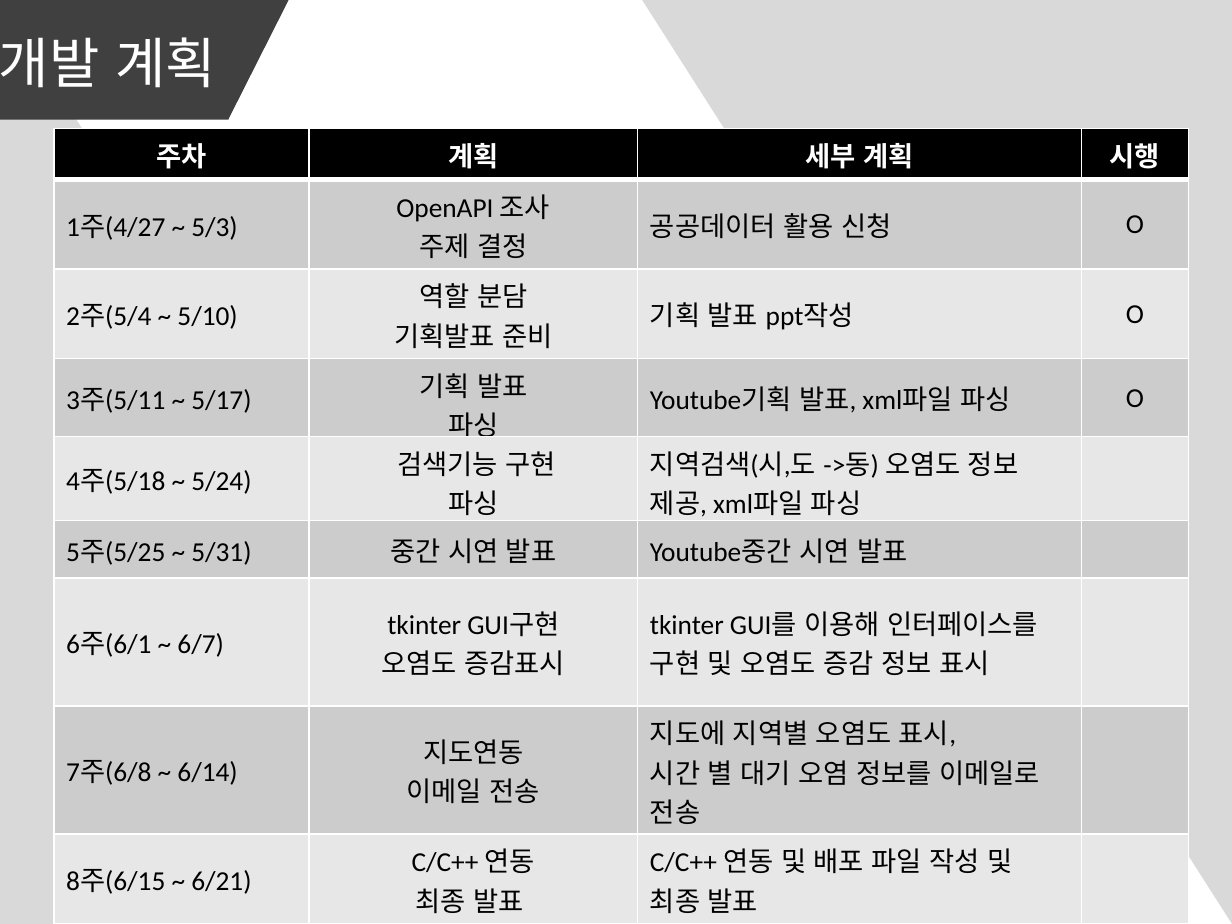
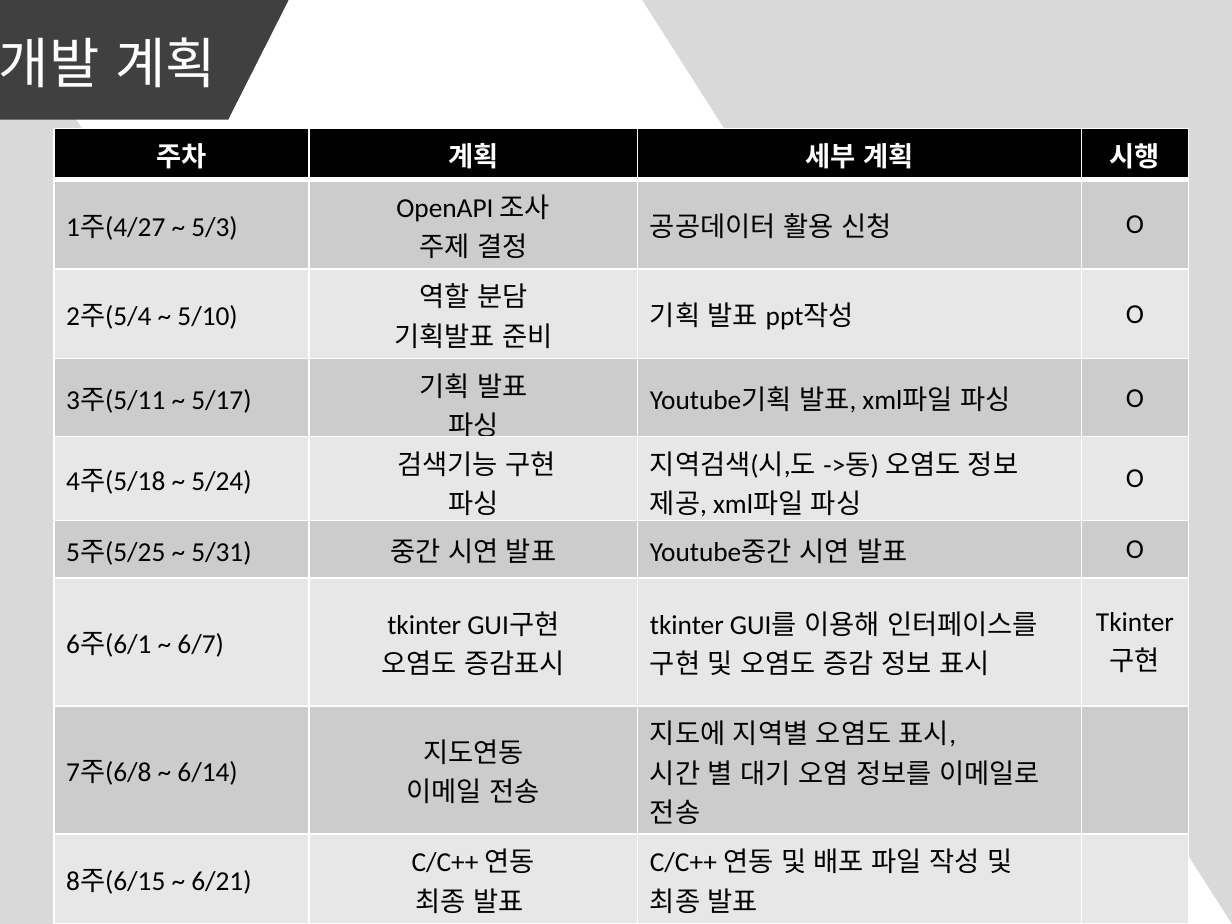
Before and after one commit to youjinmyoung/ScriptProject, a slide deck: slide 7 of 스크립트 기획발표.pptx. Drawn at 1232x924 pixels with LibreOffice and Linux fonts; fonts in the diff are those of the drawing. Boxes give left, top, right and bottom in pixels: in the first picture for what was removed or moved away, otherwise in the second. Text is boxed around its words. In the diff, an @@ line names an element or a change of style, - is before the commit and + after.

```diff
--- a/스크립트 기획발표.pptx
+++ b/스크립트 기획발표.pptx
@@ table at [54,128,1189,923] @@
-row 5, column 4: 
+row 5, column 4: O
-row 6, column 4: 
+row 6, column 4: O
-row 7, column 4: 
+row 7, column 4: Tkinter / 구현
```
Also in this commit, not shown: 3 other slides changed, 1 slide added, 1 slide removed, 1 other file.
